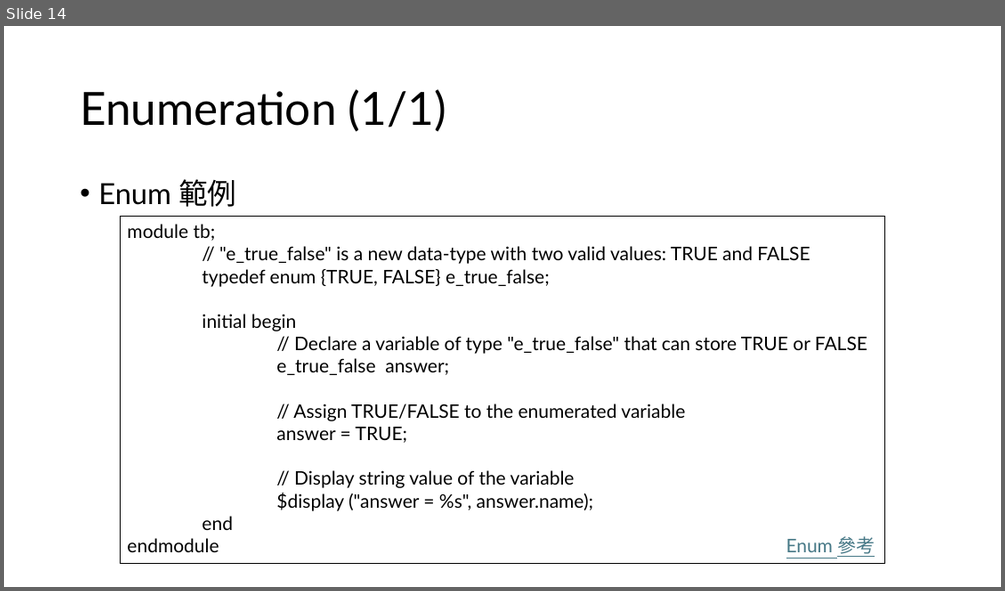
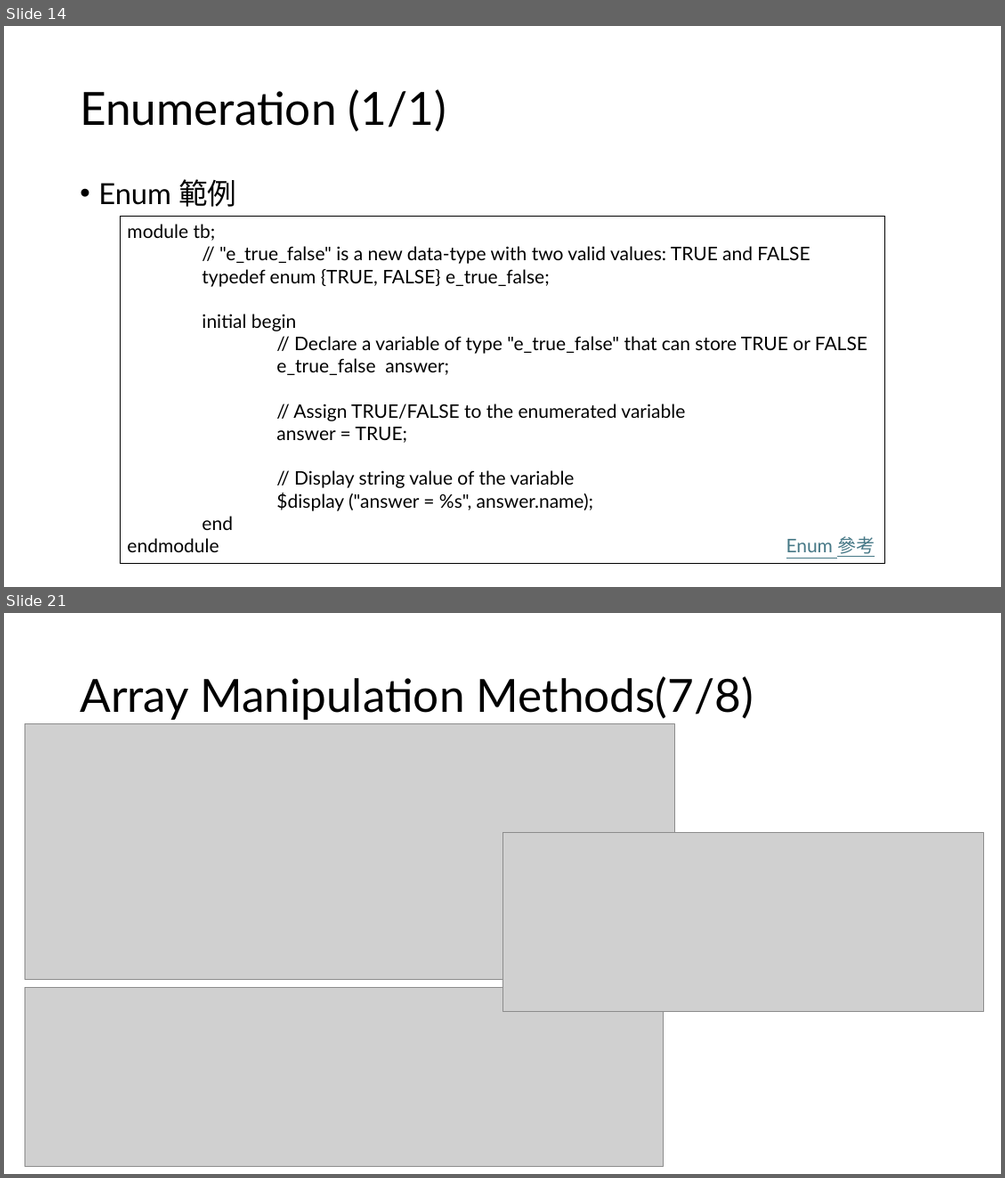
Before and after one commit to s9001055/DV_learning, a slide deck: systemverilog/SystemVerilog_語法學習.pptx. Shown one above the other, each under a label of ours: slide 14 before the commit, slides 14 and 21 after it; the slides between them are not shown. The pictures are 1005x591 and 1005x1178 pixels, drawn with LibreOffice and Linux fonts; fonts in the diff are those of the drawing; grey boxes stand for pictures. Boxes give left, top, right and bottom in pixels: in the first picture for what was removed or moved away, otherwise in the second. Text is boxed around its words. In the diff, an @@ line names an element or a change of style, - is before the commit and + after.

Commit message:
finish array part

```diff
--- a/systemverilog/SystemVerilog_語法學習.pptx
+++ b/systemverilog/SystemVerilog_語法學習.pptx
@@ slide 21 added at (x1=4, y1=613, x2=1001, y2=1174), background #FFFFFF @@
@@ title added at (x1=80, y1=676, x2=753, y2=720), 44 pt, text #000000 @@
+Array Manipulation Methods(7/8)
@@ picture added at (x1=25, y1=724, x2=675, y2=980) @@
@@ picture added at (x1=502, y1=833, x2=984, y2=1012) @@
@@ picture added at (x1=25, y1=988, x2=663, y2=1167) @@
```
Also in this commit, not shown: 3 slides changed, 4 other slides added.
